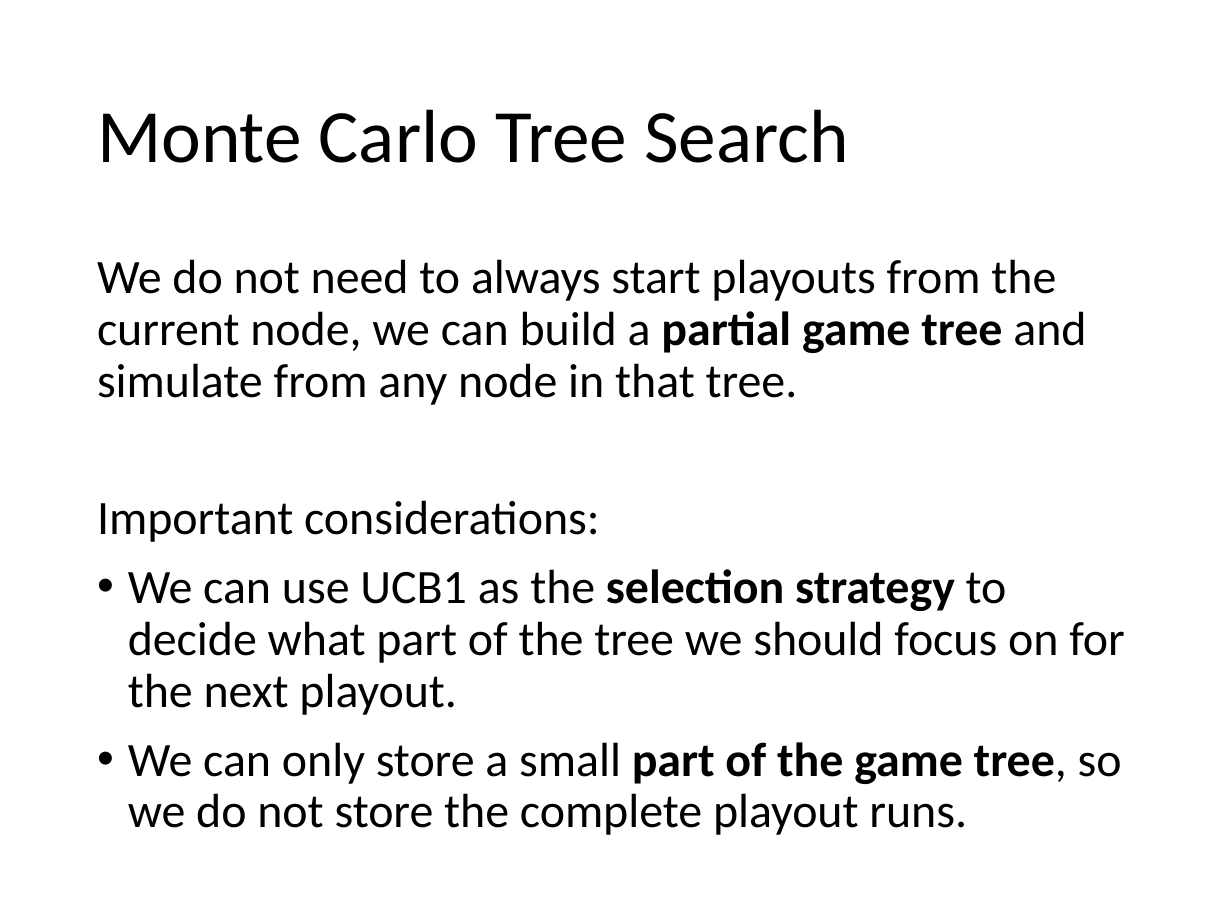
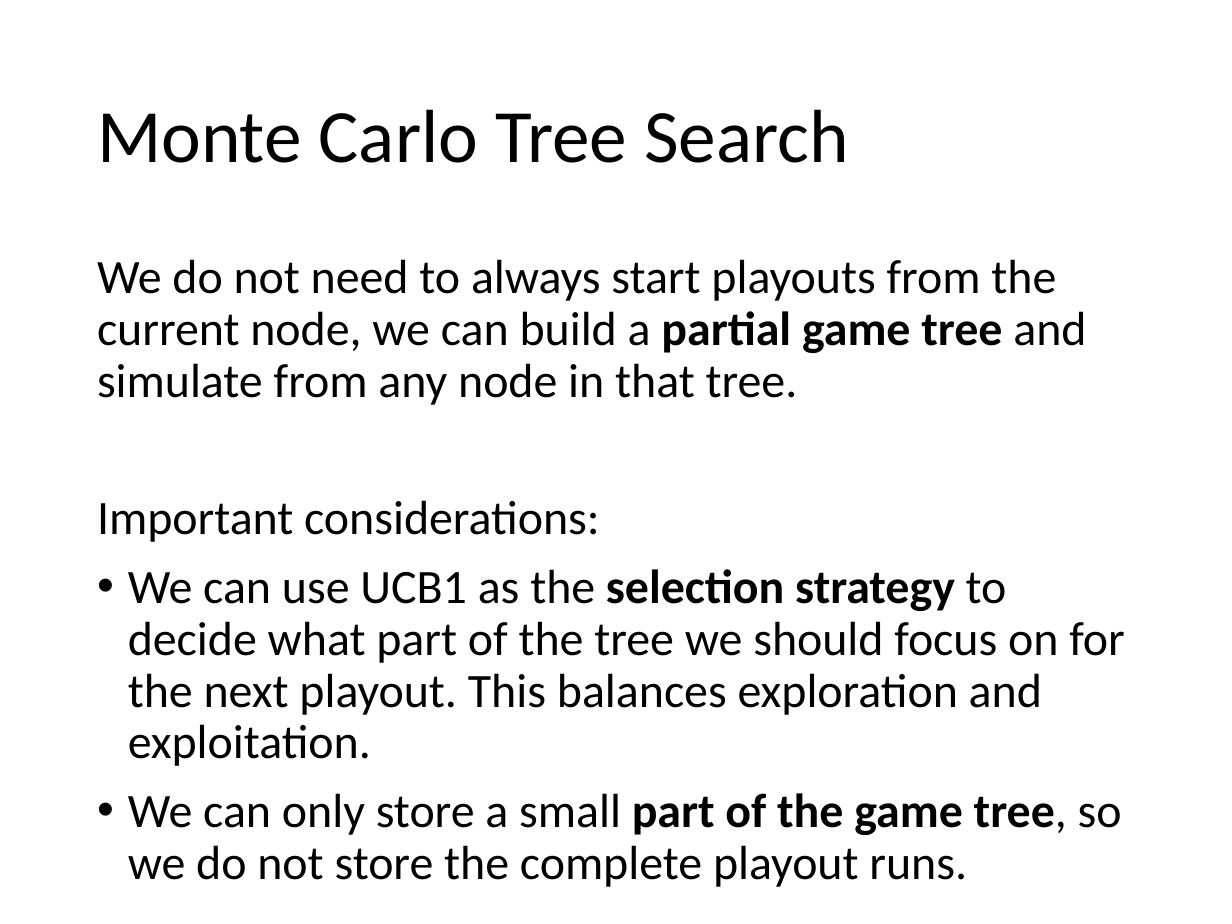
Before and after one commit to mhahsler/CS7320-AI, a slide deck: slide 36 of slides/05_games.pptx. Drawn at 1232x924 pixels with LibreOffice and Linux fonts; fonts in the diff are those of the drawing. Boxes give left, top, right and bottom in pixels: in the first picture for what was removed or moved away, otherwise in the second. Text is boxed around its words. In the diff, an @@ line names an element or a change of style, - is before the commit and + after.

```diff
--- a/slides/05_games.pptx
+++ b/slides/05_games.pptx
@@ text at [128, 569, 1124, 766]: text changed @@
-• We can use UCB1 as the selection strategy to decide what part of the tree we should focus on for the next playout.
+• We can use UCB1 as the selection strategy to decide what part of the tree we should focus on for the next playout. This balances exploration and exploitation.
```
Also in this commit, not shown: 6 other slides changed, 1 other file.
